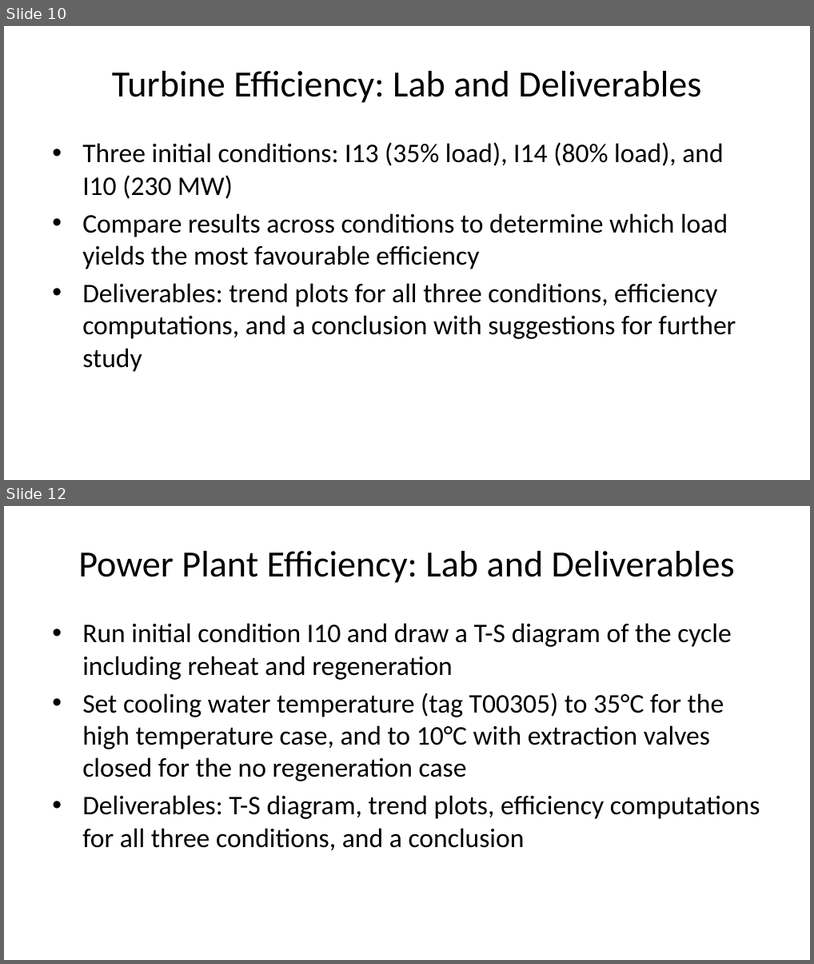
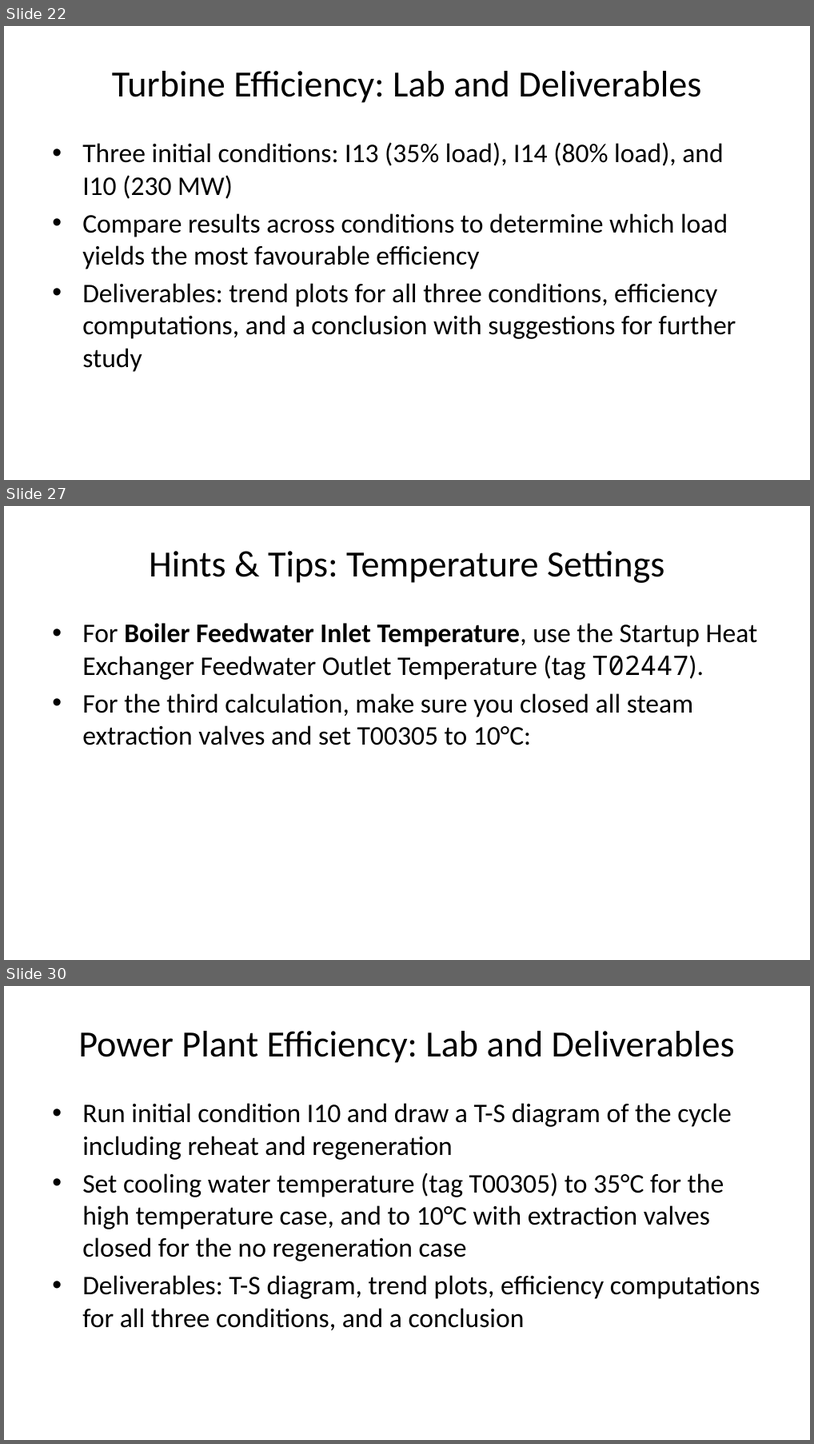
Before and after one commit to volumen25/simlabs, a slide deck: UC2026_simlabs.pptx. Shown one above the other, each under a label of ours: slides 10 and 12 before the commit, slides 22, 27 and 30 after it; the slides between them are not shown. The pictures are 814x964 and 814x1444 pixels, drawn with LibreOffice and Linux fonts; fonts in the diff are those of the drawing. Boxes give left, top, right and bottom in pixels: in the first picture for what was removed or moved away, otherwise in the second. Text is boxed around its words. In the diff, an @@ line names an element or a change of style, - is before the commit and + after.

```diff
--- a/UC2026_simlabs.pptx
+++ b/UC2026_simlabs.pptx
@@ slide 27 added at bbox=[4, 506, 810, 960], background #FFFFFF @@
@@ title added at bbox=[149, 551, 665, 583], 33 pt, text #000000 @@
+Hints & Tips: Temperature Settings
@@ text added at bbox=[82, 623, 758, 745], 24 pt, text #000000 @@
+• For Boiler Feedwater Inlet Temperature, use the Startup Heat Exchanger Feedwater Outlet Temperature (tag T02447).
+• For the third calculation, make sure you closed all steam extraction valves and set T00305 to 10°C:
@@ what was slide 10 is now slide 22 @@
@@ what was slide 12 is now slide 30 @@
```
Also in this commit, not shown: 7 slides changed, 17 other slides added, 6 slides removed, 7 other files.
